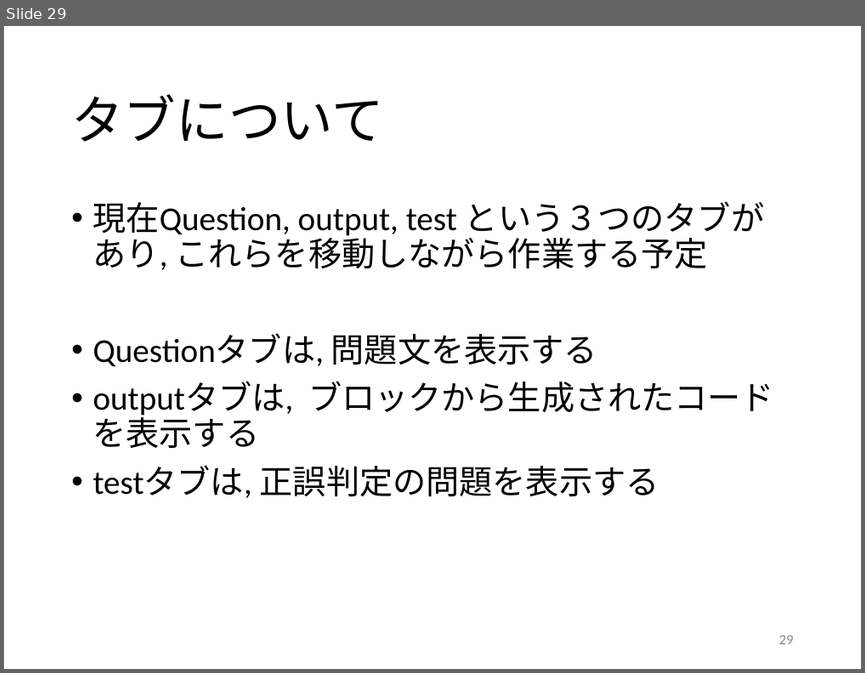
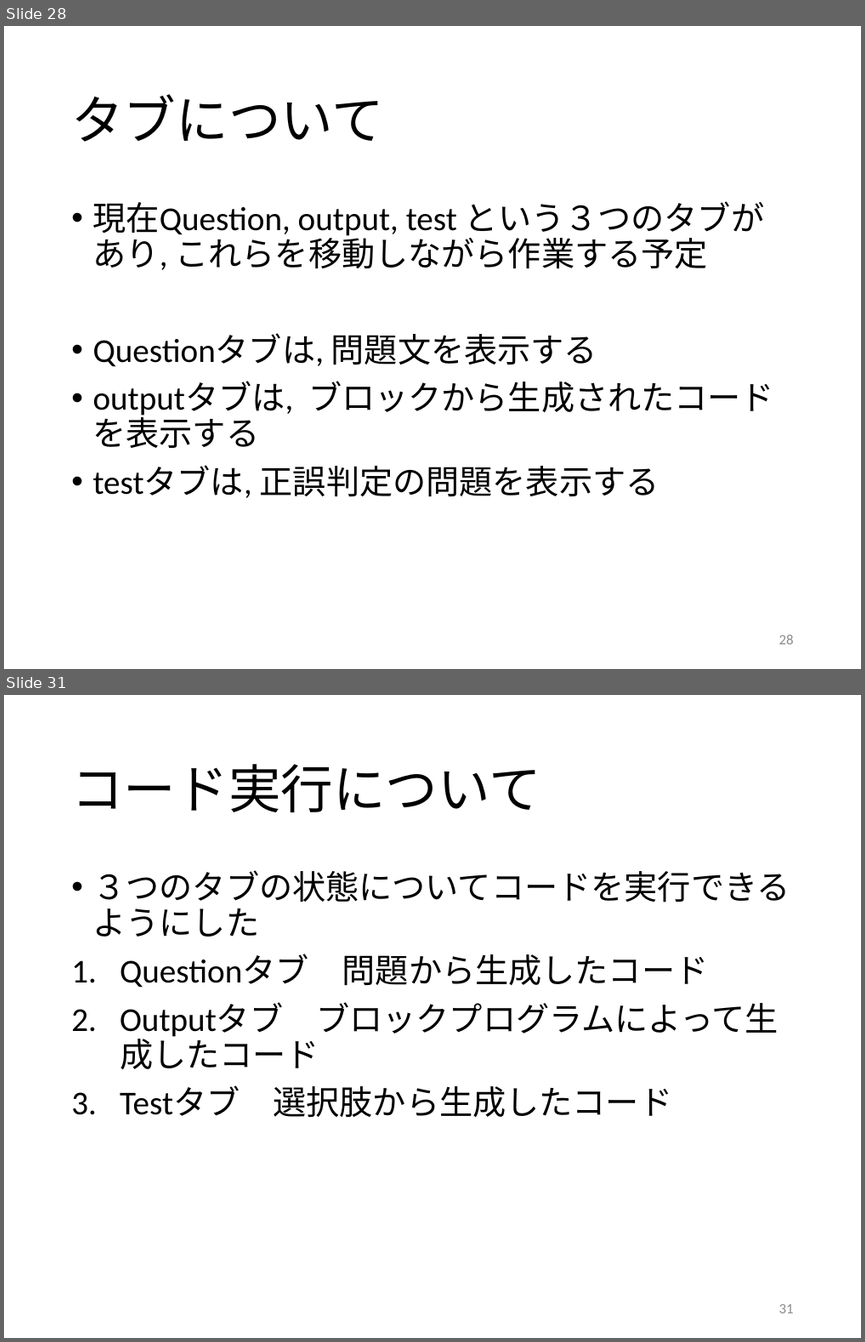
Before and after one commit to kait-takanolab/1821121-shimaoka-thesis, a slide deck: 1821121_shimaoka_sotsuken.pptx. Shown one above the other, each under a label of ours: slide 29 before the commit, slides 28 and 31 after it; the slides between them are not shown. The pictures are 865x673 and 865x1342 pixels, drawn with LibreOffice and Linux fonts; fonts in the diff are those of the drawing. Boxes give left, top, right and bottom in pixels: in the first picture for what was removed or moved away, otherwise in the second. Text is boxed around its words. In the diff, an @@ line names an element or a change of style, - is before the commit and + after.

```diff
--- a/1821121_shimaoka_sotsuken.pptx
+++ b/1821121_shimaoka_sotsuken.pptx
@@ slide 31 added at bbox=[4, 695, 861, 1338], background #FFFFFF @@
@@ title added at bbox=[71, 764, 541, 812], 44 pt, text #000000 @@
+コード実行について
@@ text added at bbox=[120, 954, 778, 1117], 28 pt, text #000000 @@
+• ３つのタブの状態についてコードを実行できるようにした
+1. Questionタブ 問題から生成したコード
+2. Outputタブ ブロックプログラムによって生成したコード
+3. Testタブ 選択肢から生成したコード
@@ page number added at bbox=[779, 1304, 794, 1313], 12 pt, text #8C8C8C @@
+31
@@ what was slide 29 is now slide 28 @@
@@ page number at bbox=[779, 634, 794, 644]: text changed @@
-29
+28
```
Also in this commit, not shown: 1 slide changed, 3 other slides added, 1 slide removed.
